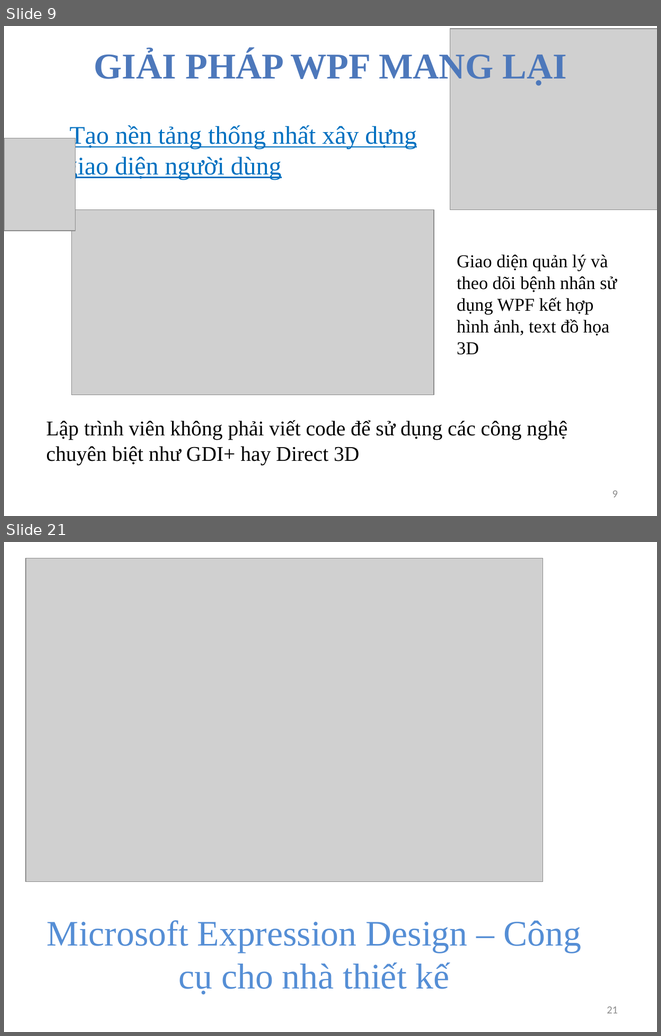
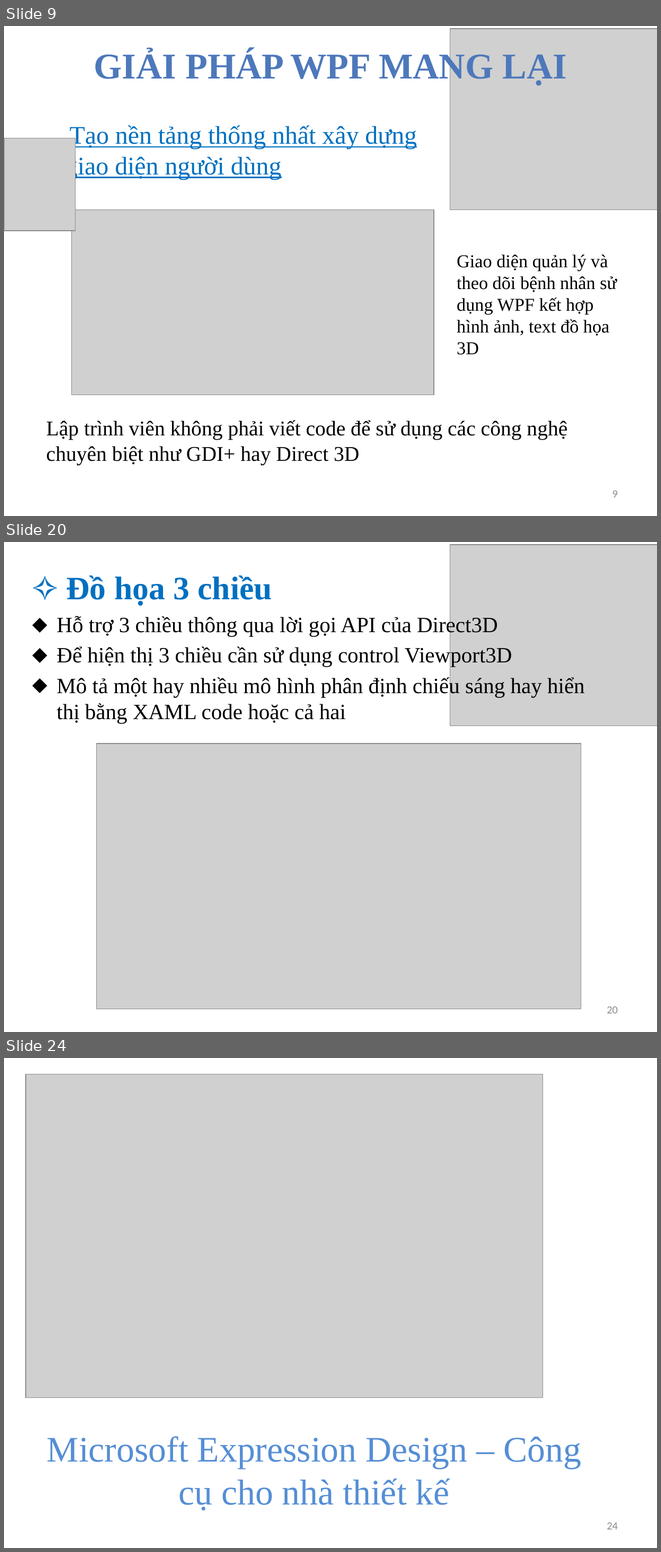
Before and after one commit to phandinhphivan/Phan-Dinh-Phi-Van, a slide deck: WPF.pptx. Shown one above the other, each under a label of ours: slides 9 and 21 before the commit, slides 9, 20 and 24 after it; the slides between them are not shown. The pictures are 661x1036 and 661x1552 pixels, drawn with LibreOffice and Linux fonts; fonts in the diff are those of the drawing; grey boxes stand for pictures. Boxes give left, top, right and bottom in pixels: in the first picture for what was removed or moved away, otherwise in the second. Text is boxed around its words. In the diff, an @@ line names an element or a change of style, - is before the commit and + after.

```diff
--- a/WPF.pptx
+++ b/WPF.pptx
@@ slide 20 added at [4, 542, 657, 1032], background #FFFFFF @@
@@ picture added at [450, 545, 657, 725] @@
@@ text added at [56, 575, 585, 723], 24 pt, text #000000 @@
+✧ Đồ họa 3 chiều
+⬥ Hỗ trợ 3 chiều thông qua lời gọi API của Direct3D
+⬥ Để hiện thị 3 chiều cần sử dụng control Viewport3D
+⬥ Mô tả một hay nhiều mô hình phân định chiếu sáng hay hiển thị bằng XAML code hoặc cả hai
@@ picture added at [97, 743, 581, 1008] @@
@@ page number added at [607, 1006, 618, 1013], 12 pt, text #8C8C8C @@
+20
@@ what was slide 21 is now slide 24 @@
@@ page number at [607, 1522, 618, 1529]: text changed @@
-21
+24
```
Also in this commit, not shown: 14 slides changed, 2 other slides added.
